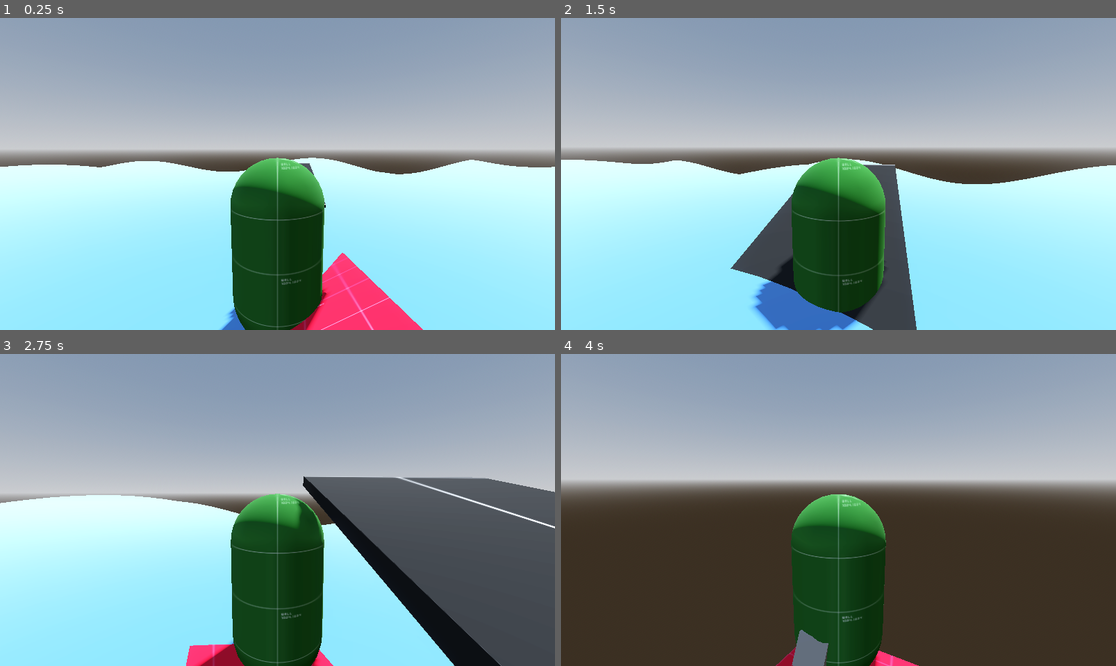
Above: before the commit, frames 1-4 (two rows, left to right).
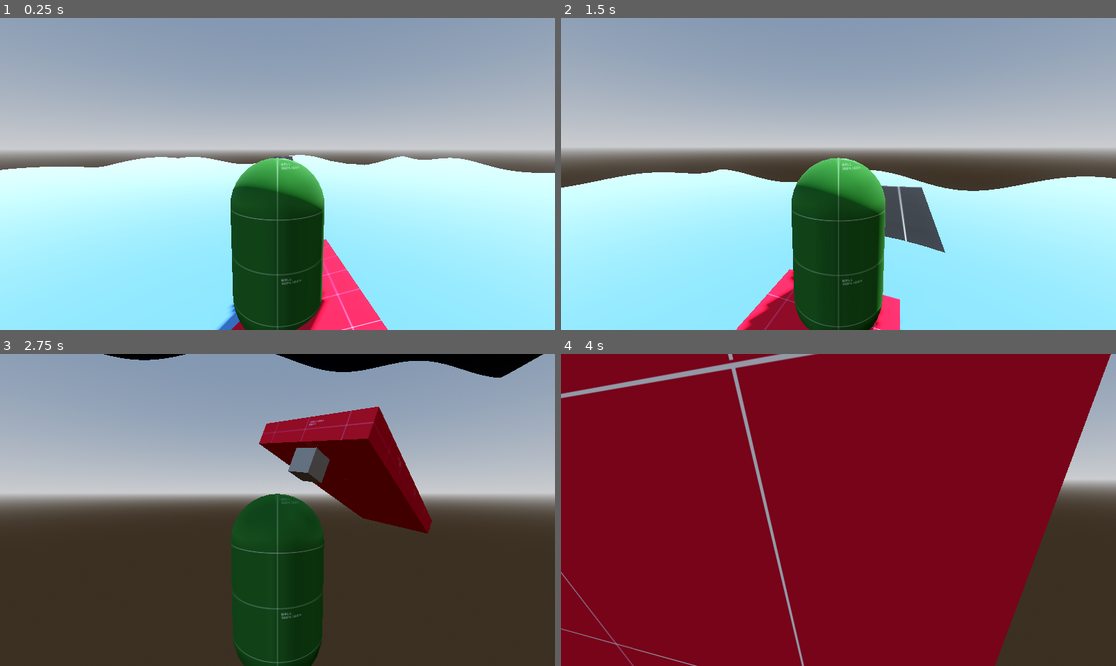
Above: after the commit, the same moments.

Repository: Zainap16/GigaChad
Game: Godot game, scene res://Scenes/main_game_scene.tscn
Two runs of this game, one before a commit and one after it. Both use one fixed random seed, a clock stepped at 60 frames per second and the inputs below.
Inputs (mouse positions are in pixels of both pictures, inside the frame that each line leads up to):
- Up to frame 1 (0.25 s): no input
- Up to frame 2 (1.5 s): move the mouse to (866, 174) at 0.52 s; hold W (forward) from 0.53 s (still down); move the mouse to (810, 174) at 1.27 s
- Up to frame 3 (2.75 s): keep holding W (forward); move the mouse to (288, 503) at 2.02 s
- Up to frame 4 (4 s): keep holding W (forward); move the mouse to (832, 516) at 2.77 s; move the mouse to (877, 513) at 3.52 s

The runs differ from the first frame. In frame 1, 3.3% of the frame differs, in the area x 0-100%, y 43-100%; in frame 2, 9.6%; in frame 3, 55%; in frame 4, 88%, in the area x 0-100%, y 0-100%.

Commit message:
safey net plus weird W acceralation

Diff:
--- a/Scenes/main_game_scene.tscn
+++ b/Scenes/main_game_scene.tscn
@@ -64,16 +64,24 @@
 [node name="SeaScene" parent="." unique_id=387515874 instance=ExtResource("3_wb2by")]
 
 [node name="Surfboard" parent="." unique_id=499914239 node_paths=PackedStringArray("player") instance=ExtResource("5_t40n3")]
-transform = Transform3D(0.9999619, 0, 0.008726535, 0, 1, 0, -0.008726535, 0, 0.9999619, 0, 0, 0)
+transform = Transform3D(0.9999619, 0, 0.008726535, 0, 1, 0, -0.008726535, 0, 0.9999619, 0, 0, 11.931072)
 collision_layer = 4
 collision_mask = 17
 can_sleep = false
+water_drag = 1.0
 player = NodePath("../Player")
 steering_torque = 2.0
 brake_force = 20.0
+sinking_torque = 7.0
 
 [node name="PlayerAnchor" type="Marker3D" parent="Surfboard" unique_id=231458562]
 transform = Transform3D(1, 0, 0, 0, 1, 0, 0, 0, 1, 0, 0.8, 0)
 
 [node name="Ramp" parent="." unique_id=62801989 instance=ExtResource("6_udhrh")]
 transform = Transform3D(1, 0, 0, 0, 0.9611462, -0.27604, 0, 0.27604, 0.9611462, 0, 0.69997644, -6.528872)
+
+[node name="RestartTimer" type="Timer" parent="." unique_id=344444854]
+wait_time = 2.0
+one_shot = true
+
+[connection signal="timeout" from="RestartTimer" to="." method="_on_restart_timer_timeout"]
--- a/Scenes/player.tscn
+++ b/Scenes/player.tscn
@@ -11,7 +11,7 @@
 
 [sub_resource type="CapsuleShape3D" id="CapsuleShape3D_cvnsp"]
 
-[node name="Player" type="CharacterBody3D" unique_id=519681689]
+[node name="Player" type="CharacterBody3D" unique_id=519681689 groups=["player"]]
 script = ExtResource("1_v0iea")
 can_move = true
 
--- /dev/null
+++ b/Scenes/shark.tscn
@@ -0,0 +1,40 @@
+[gd_scene format=3 uid="uid://c731ttn352yod"]
+
+[ext_resource type="Script" uid="uid://c30aohjnpur7i" path="res://Scripts/shark.gd" id="1_87kak"]
+[ext_resource type="Texture2D" uid="uid://c3tjc3ib2n8vo" path="res://Assets/GreyboxTextures/greybox_red_grid.png" id="2_cb72u"]
+
+[sub_resource type="BoxMesh" id="BoxMesh_6rxyh"]
+size = Vector3(0.8, 0.5, 3)
+
+[sub_resource type="StandardMaterial3D" id="StandardMaterial3D_wyy8k"]
+albedo_texture = ExtResource("2_cb72u")
+uv1_triplanar = true
+
+[sub_resource type="BoxShape3D" id="BoxShape3D_m247r"]
+size = Vector3(0.8, 0.5, 3)
+
+[sub_resource type="SphereShape3D" id="SphereShape3D_87kak"]
+radius = 4.0
+
+[node name="Shark" type="CharacterBody3D" unique_id=918205962]
+collision_layer = 8
+collision_mask = 16
+script = ExtResource("1_87kak")
+
+[node name="MeshInstance3D" type="MeshInstance3D" parent="." unique_id=504518211]
+mesh = SubResource("BoxMesh_6rxyh")
+surface_material_override/0 = SubResource("StandardMaterial3D_wyy8k")
+
+[node name="CollisionShape3D" type="CollisionShape3D" parent="." unique_id=787633421]
+shape = SubResource("BoxShape3D_m247r")
+
+[node name="DetectionArea" type="Area3D" parent="." unique_id=1887423104]
+
+[node name="CollisionShape3D" type="CollisionShape3D" parent="DetectionArea" unique_id=1545587970]
+shape = SubResource("SphereShape3D_87kak")
+debug_color = Color(0.98369867, 0, 0.354958, 0.41960785)
+
+[node name="NavigationAgent3D" type="NavigationAgent3D" parent="." unique_id=333787546]
+
+[connection signal="body_entered" from="DetectionArea" to="." method="_on_detection_area_body_entered"]
+[connection signal="body_exited" from="DetectionArea" to="." method="_on_detection_area_body_exited"]
--- a/Scripts/main_game_scene.gd
+++ b/Scripts/main_game_scene.gd
@@ -1,6 +1,7 @@
 extends Node3D
 @export var player: CharacterBody3D
 @onready var player_anchor: Marker3D = $Surfboard/PlayerAnchor
+@onready var restart_timer: Timer = $RestartTimer
 
 
 # Called when the node enters the scene tree for the first time.
@@ -21,3 +22,8 @@
 func place_player_on_board() -> void:
 	player.global_transform = player_anchor.global_transform
 	print("Snap player")
+
+
+func _on_restart_timer_timeout() -> void:
+	get_tree().reload_current_scene()
+	pass # Replace with function body.
--- a/Scripts/player.gd
+++ b/Scripts/player.gd
@@ -26,6 +26,12 @@
 @export_category("Speed")
 @export var max_speed := 15.0
 
+
+@export_category("Shark Escape")
+@export var escape_time := 4.0
+
+var escape_timer := 0.0
+var escaping_shark := false
 func _ready() -> void:
 	Input.mouse_mode = Input.MOUSE_MODE_CAPTURED
 	mount_surfboard()
@@ -44,7 +50,7 @@
 #		visuals.rotate_y(deg_to_rad(event.relative.x * sens_horizontal))
 
 
-func _physics_process(_delta: float) -> void:
+func _physics_process(delta: float) -> void:
 
 	if is_on_surfboard:
 		var board_velocity := get_board_velocity_at_player()
@@ -56,6 +62,7 @@
 
 		move_and_slide()
 		limit_player_position()
+		#update_shark_escape(delta)
 		#update_camera_direction()
 		return
 
@@ -143,7 +150,30 @@
 
 	global_position = surfboard.to_global(local_position)
 
+func update_shark_escape(delta: float) -> void:
 
+	if not escaping_shark:
+		return
+
+	var input := Input.get_axis("backward", "forward")
+
+	# Player is accelerating forward
+	if input > 0.0:
+		escape_timer += delta
+	else:
+		escape_timer = 0.0
+
+	if escape_timer >= escape_time:
+		escape_shark()
+
+func escape_shark() -> void:
+
+	print("ESCAPED SHARK!")
+
+	escape_timer = 0.0
+	escaping_shark = false
+
+	# Tell shark to despawn
 func update_camera_direction() -> void:
 
 	var board_basis := surfboard.global_transform.basis
--- a/Scripts/ramp.gd
+++ b/Scripts/ramp.gd
@@ -1,31 +1,20 @@
 extends StaticBody3D
+##minimum_speed to activate the launch_force
+@export var minimum_speed := 8.0
+##Force applied when minimum_speed is met
+@export var launch_force := 8.0
+##Max speed to cause falling off
+@export var maximum_safe_speed := 15.0
 
-@export var minimum_speed := 8.0
+func _on_ramp_trigger_body_entered(body: Node3D) -> void:
 
-func check_surfboard(board: RigidBody3D) -> void:
-
-	var speed := Vector3(
-		board.linear_velocity.x,
-		0.0,
-		board.linear_velocity.z
-	).length()
-
-	if speed < minimum_speed:
-		fail_ramp(board)
-	else:
-		clear_ramp(board)
-
-func clear_ramp(board):
-	print("Success")
-
-func fail_ramp(board):
-	print("fail")
-	pass
-func _on_ramp_trigger_body_entered(body: Node3D) -> void:
 	if not body is RigidBody3D:
 		return
 
-	var board := body as RigidBody3D
+	check_surfboard(body as RigidBody3D)
+
+
+func check_surfboard(board: RigidBody3D) -> void:
 
 	var horizontal_velocity := Vector3(
 		board.linear_velocity.x,
@@ -35,12 +24,52 @@
 
 	var speed := horizontal_velocity.length()
 
-	if speed >= minimum_speed:
-		print("CLEAR RAMP! Speed: ", speed)
+	if speed < minimum_speed:
+		fail_ramp(board)
+
+	elif speed > maximum_safe_speed:
+		overspeed_ramp(board)
+
 	else:
-		print("TOO SLOW! Speed: ", speed)
-	print(board)
+		clear_ramp(board)
+
+##Go over ramp
+func clear_ramp(board: RigidBody3D) -> void:
+
+	print("Success")
+	launch_board(board)
+
+##Speed not met
+func fail_ramp(board: RigidBody3D) -> void:
+#i thik when it fails i should change the mask/layer to go through the ramp
+	if board.name == "Surfboard":
+		board.set_collision_mask_value(3, false)
+
+	print("TOO SLOW")
+
+##When speed is reached to high, sink
+func overspeed_ramp(board: RigidBody3D) -> void:
+
+	if board.name == "Surfboard":
+
+		board.start_sinking()
+
+		print("TOO FAST - SINK!")
+##Launch board when minimum_speed is met
+func launch_board(board: RigidBody3D) -> void:
+
+	var ramp_forward := -global_transform.basis.z
+
+	var launch_direction := (
+		ramp_forward + Vector3.UP
+	).normalized()
+
+	board.apply_central_impulse(
+		launch_direction * launch_force
+	)
 
 
 func _on_ramp_trigger_body_exited(body: Node3D) -> void:
-	pass # Replace with function body.
+	if body.name == "Surfboard":
+		body.set_collision_mask_value(3, true)
+		print(get_collision_mask_value(3))
--- /dev/null
+++ b/Scripts/shark.gd
@@ -0,0 +1,38 @@
+extends CharacterBody3D
+
+@export_category("Shark")
+@export var move_speed := 12.0
+@export var acceleration := 5.0
+@export var rotation_speed := 3.0
+
+@export_category("Target")
+@export var player: CharacterBody3D
+
+
+func _physics_process(delta: float) -> void:
+
+	if player == null:
+		return
+
+	chase_player(delta)
+
+
+func chase_player(delta: float) -> void:
+
+	var direction := (
+		player.global_position - global_position
+	).normalized()
+
+	# Move toward player
+	velocity = velocity.lerp(
+		direction * move_speed,
+		acceleration * delta
+	)
+
+	move_and_slide()
+
+	# Face player
+	look_at(
+		global_position + direction,
+		Vector3.UP
+	)
--- a/Scripts/surfboard.gd
+++ b/Scripts/surfboard.gd
@@ -3,16 +3,17 @@
 @export_category("Buoyancy")
 ##apply an upward force --> simulate "floating"
 @export var buoyancy_strength := 25.0
-##resistance the water applies to the surf board. So the faster you are the moer resistance is applied
+##resistance the water applies to the surf board. So the faster you are the more resistance is applied
 @export var water_drag := 2.0
 @export_category("Wave Following")
-
 @export var wave_follow_strength := 5.0
 @export var wave_follow_damping := 1.5
+
 @export_category("Wave Movement")
 ##moves the surboard forward. Bascially.
 @export var wave_push := 8.0
 @export var wave_rotation_strength := 20.0
+##Resistance applied.
 @export var wave_rotation_damping := 5.0
 
 @onready var front_probe: Marker3D = $BuoyancyPoints/FrontProbe
@@ -26,16 +27,30 @@
 @export var weight_shift_strength := 1.0
 
 @export_category("Steering")
+##Rotational Speed A/D
 @export var steering_torque := 10.0
+##Force applied when pushing forward
 @export var acceleration_force := 25.0
+##break force/No reverse
 @export var brake_force := 40.0
 
 
 @export_category("Speed")
 @export var max_speed := 15.0
+
+@export_category("Sinking")
+@export var sinking_force := 20.0
+@export var sinking_torque := 5.0
+@export var sink_depth := 5.0
+var is_sinking := false
+
+@onready var restart_timer: Timer = $"../RestartTimer"
+
 func _physics_process(_delta: float) -> void:
 
-
+	if is_sinking:
+		apply_sinking()
+		return
 	apply_buoyancy(front_probe)
 	apply_buoyancy(back_probe)
 	apply_buoyancy(left_probe)
@@ -294,6 +309,37 @@
 		#forward * input * acceleration_force
 	#)
 
+func apply_sinking() -> void:
+
+	apply_central_force(
+		Vector3.DOWN * sinking_force
+	)
+
+	apply_torque(
+		global_transform.basis.x * sinking_torque
+	)
+
+	var water_height := WaveManager.get_wave_height(global_position)
+
+	if global_position.y < water_height - sink_depth:
+		finish_sinking()
+
+func finish_sinking() -> void:
+
+	print("PLAYER LOST")
+
+	set_physics_process(false)
+
+	restart_timer.start()
+
+func start_sinking() -> void:
+
+	if is_sinking:
+		return
+
+	is_sinking = true
+
+	print("SURFBOARD IS SINKING")
 
 
 func limit_speed() -> void:
--- a/project.godot
+++ b/project.godot
@@ -18,6 +18,10 @@
 [autoload]
 
 WaveManager="*uid://npthfedof88m"
+
+[global_group]
+
+player=""
 
 [input]
 
Not shown, added: Scripts/shark.gd.uid
